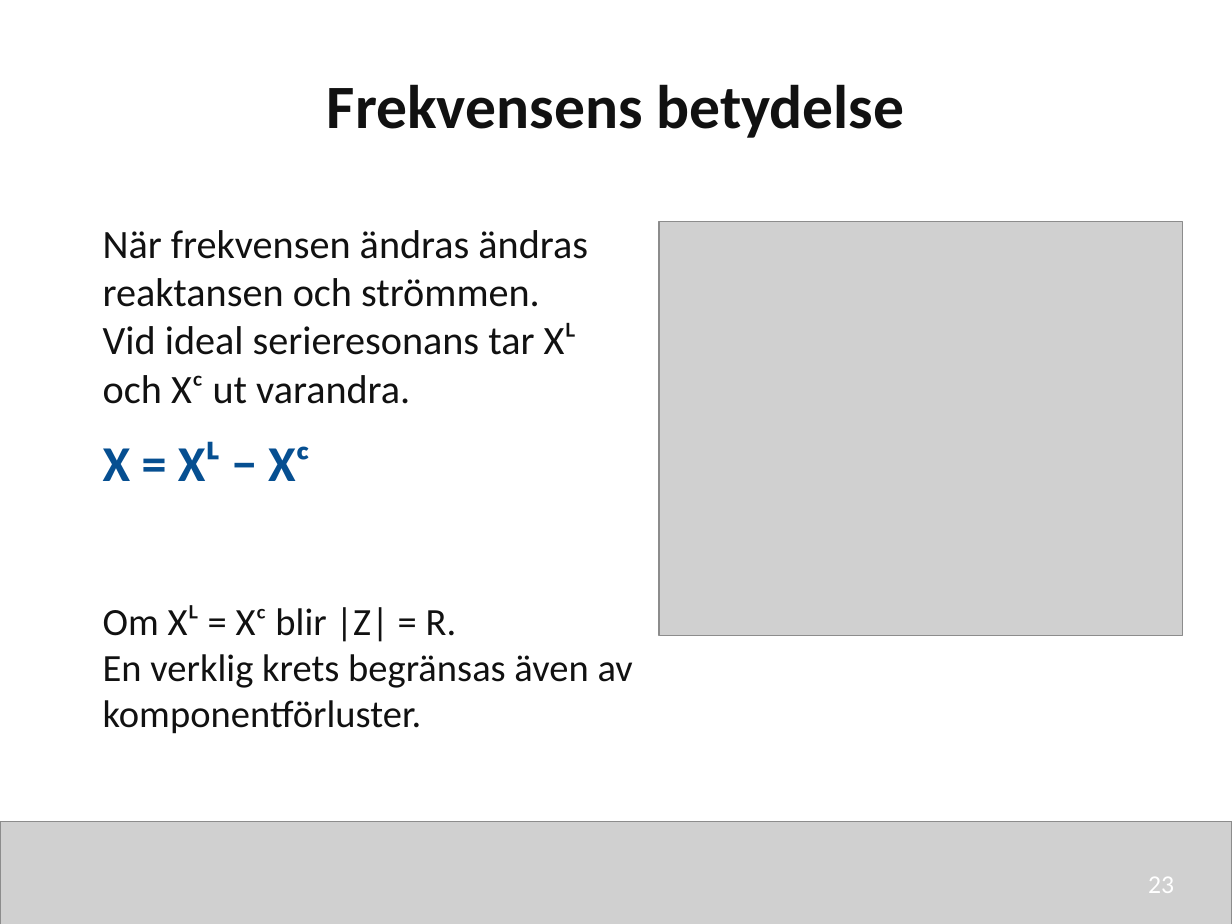
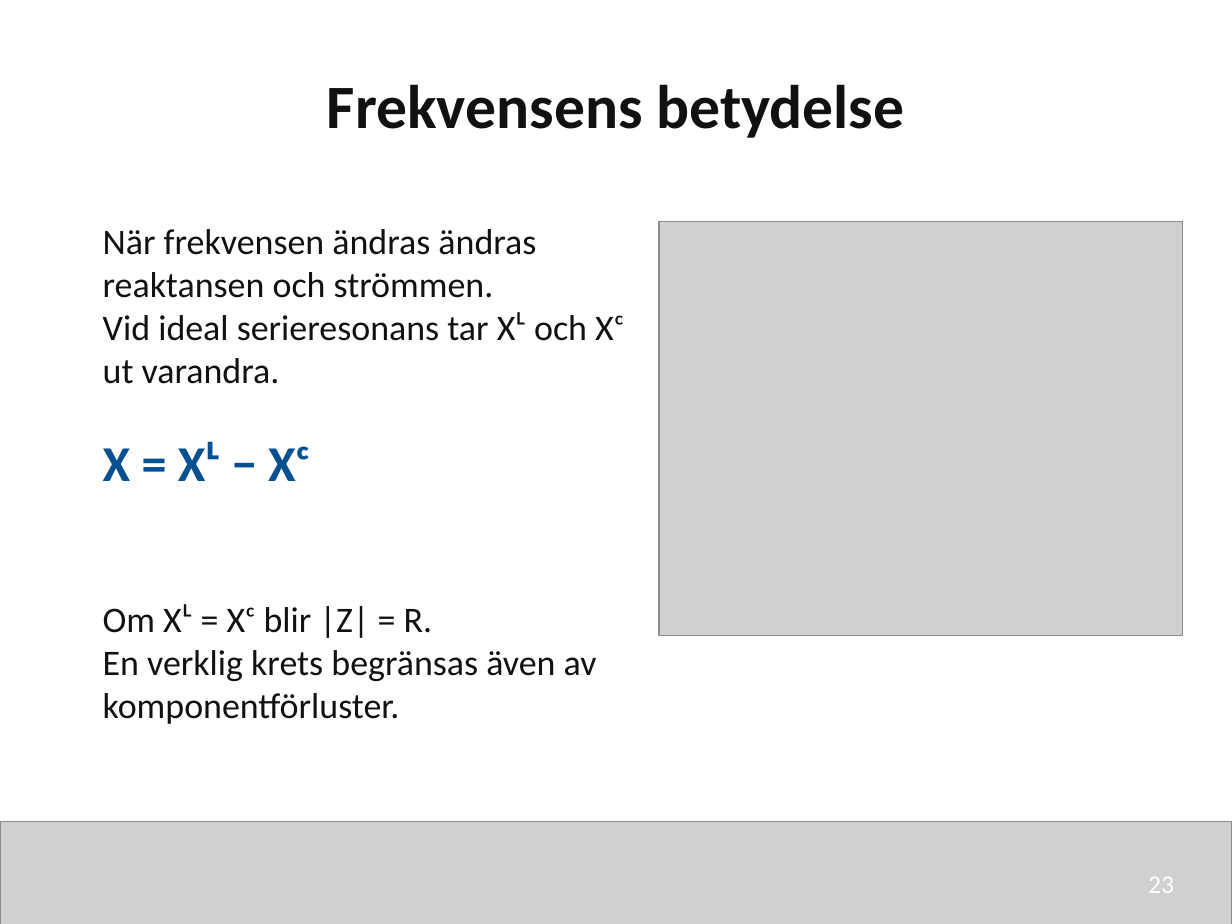
Before and after one commit to nj22az/nj22az.github.io, a slide deck: slide 23 of sjoskolan/vecka-40/aktuell/v40_02_Reaktans_och_impedans_elev.pptx. Drawn at 1232x924 pixels with LibreOffice and Linux fonts; fonts in the diff are those of the drawing; grey boxes stand for pictures. Boxes give left, top, right and bottom in pixels: in the first picture for what was removed or moved away, otherwise in the second. Text is boxed around its words. In the diff, an @@ line names an element or a change of style, - is before the commit and + after.

```diff
--- a/sjoskolan/vecka-40/aktuell/v40_02_Reaktans_och_impedans_elev.pptx
+++ b/sjoskolan/vecka-40/aktuell/v40_02_Reaktans_och_impedans_elev.pptx
@@ text "När frekvensen ändras ändras reaktansen ..." at bbox=[103, 229, 624, 384]: size 23.5 to 21 pt @@
@@ text "Om Xᴸ = Xᶜ blir ..." at bbox=[103, 604, 597, 724]: size 22.5 to 21 pt @@
```
Also in this commit, not shown: 2 other slides changed, 12 other files.
